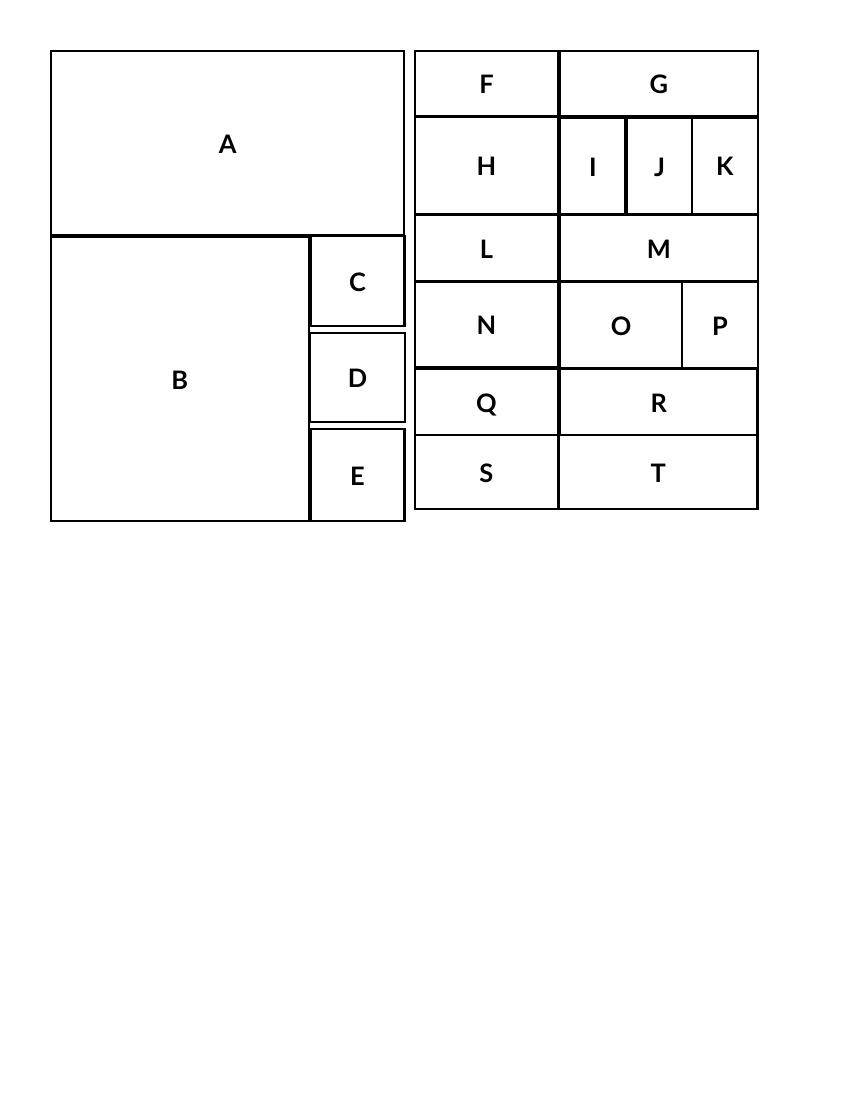
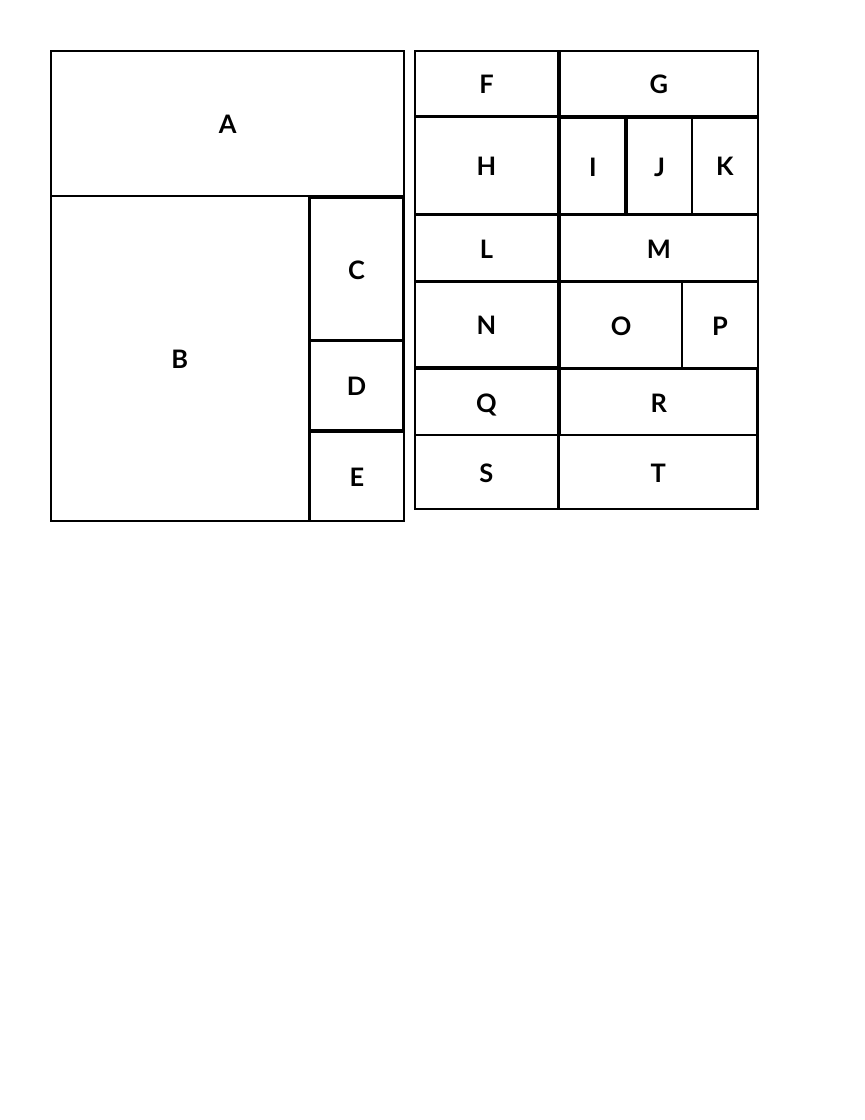
Before and after one commit to lauradriscoll/cosyne2026_adaptive_behavior, a slide deck: slide 1 of figures/fig1/fig1.pptx. Drawn at 865x1120 pixels with LibreOffice and Linux fonts; fonts in the diff are those of the drawing. Boxes give left, top, right and bottom in pixels: in the first picture for what was removed or moved away, otherwise in the second. Text is boxed around its words. In the diff, an @@ line names an element or a change of style, - is before the commit and + after.

```diff
--- a/figures/fig1/fig1.pptx
+++ b/figures/fig1/fig1.pptx
@@ rectangle "A": place and size @@
-rectangle "A" at (51,51,404,235)
+rectangle "A" at (51,51,404,196)
@@ rectangle "B": place and size @@
-rectangle "B" at (51,236,308,521)
+rectangle "B" at (51,196,308,521)
@@ rectangle "C": place and size @@
-rectangle "C" at (310,236,404,326)
+rectangle "C" at (309,197,403,340)
@@ rectangle "D": place and size @@
-rectangle "D" at (310,333,405,422)
+rectangle "D" at (309,340,403,429)
```
Also in this commit, not shown: 2 other files.
